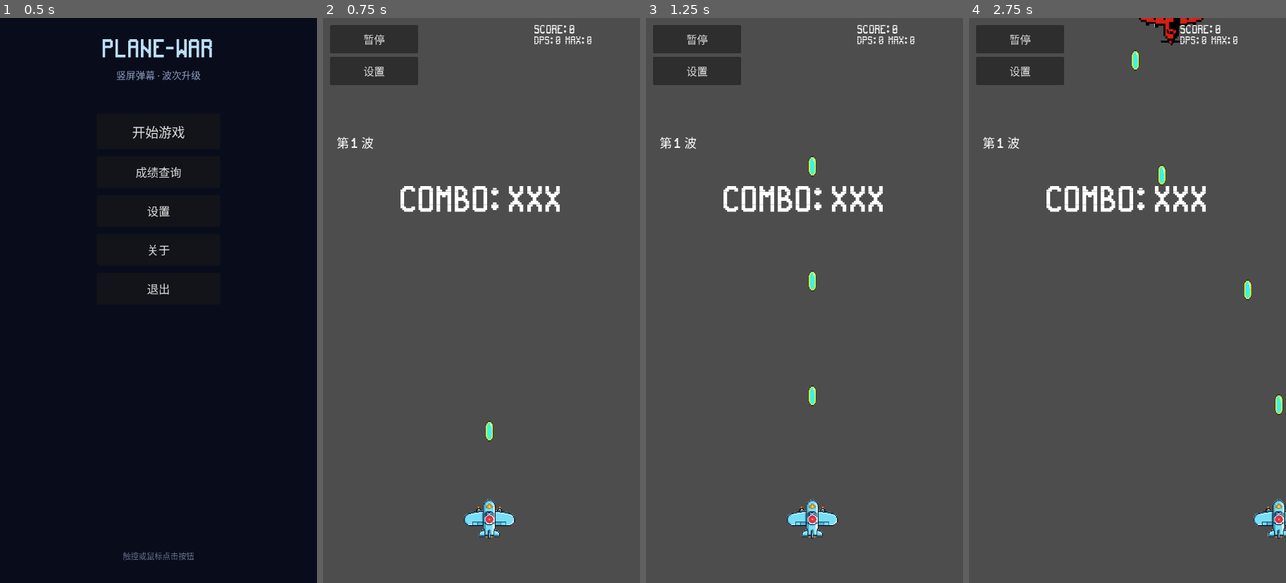
Above: before the commit, frames 1-4 (left to right).
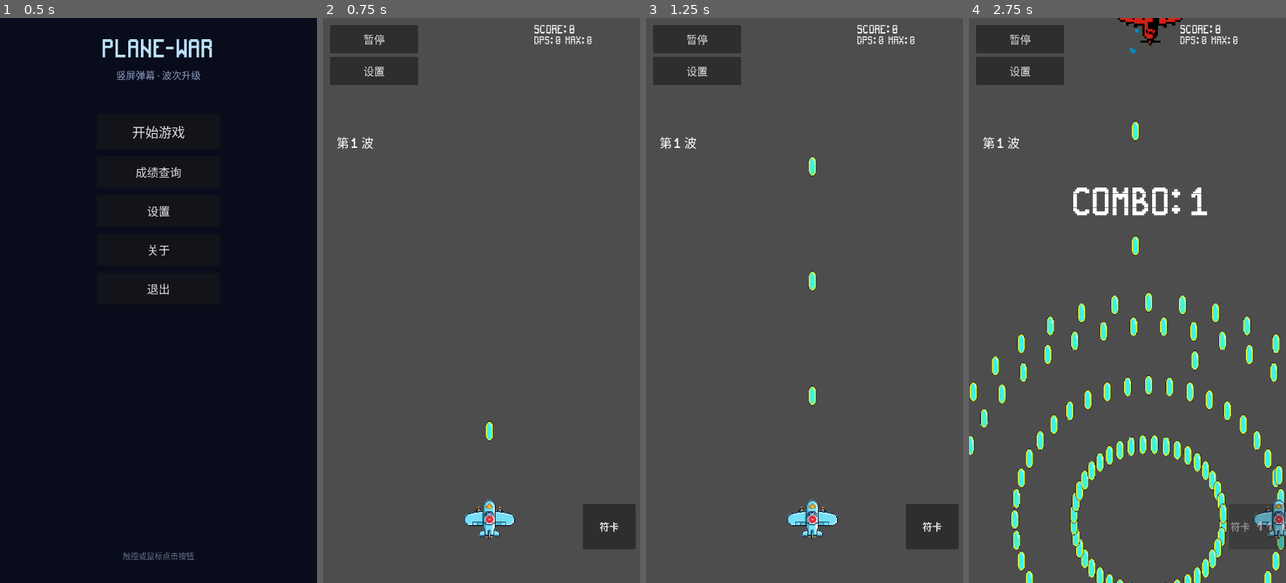
Above: after the commit, the same moments.

Repository: qingzhixing/plane-war
Game: Godot game, scene res://scenes/MainMenu.tscn
Same seed, same stepped clock (60 frames per second), same inputs: the game is played once before the commit and once after it. Sound files missing from this copy of the repository are replaced by a short silence.
Inputs (mouse positions are in pixels of both pictures, inside the frame that each line leads up to):
- Up to frame 1 (0.5 s): no input
- Up to frame 2 (0.75 s): click "开始游戏" at 0.5 s
- Up to frame 3 (1.25 s): no input
- Up to frame 4 (2.75 s): click "暂停" at 1.25 s; tap Enter at 2 s; move the mouse to (1197, 272) at 2.02 s; hold D from 2.03 s (still down); tap P at 2.1 s; click (1197, 272) at 2.17 s; tap Space at 2.27 s

Frame 1 is identical in both runs. In frame 2, 2.4% of the frame differs, in the area x 24-99%, y 29-94%; in frame 3, 2.4%; in frame 4, 8.7%, in the area x 0-100%, y 0-100%.
Error before the commit: Parse Error: Cannot infer the type of "ex" variable because the value doesn't have a set type. (res://scripts/hud.gd:71)

Commit message:
🐛 FIX: hud.gd 续战波次变量显式 int 消除解析错误
Made-with: Cursor

Diff:
--- a/scripts/hud.gd
+++ b/scripts/hud.gd
@@ -68,7 +68,7 @@
 	if is_instance_valid(_main) and _main.has_method("get_wave"):
 		var wave_text := "第 %d 波" % _main.get_wave()
 		if _main.has_method("get_extension_wave") and _main.get_extension_wave() > 0:
-			var ex := _main.get_extension_wave()
+			var ex: int = int(_main.get_extension_wave())
 			wave_text = "续战 %d/4" % ex
 			if _main.has_method("get_threat_tier") and _main.get_threat_tier() > 0:
 				wave_text = "%s  威胁%d" % [wave_text, _main.get_threat_tier()]
